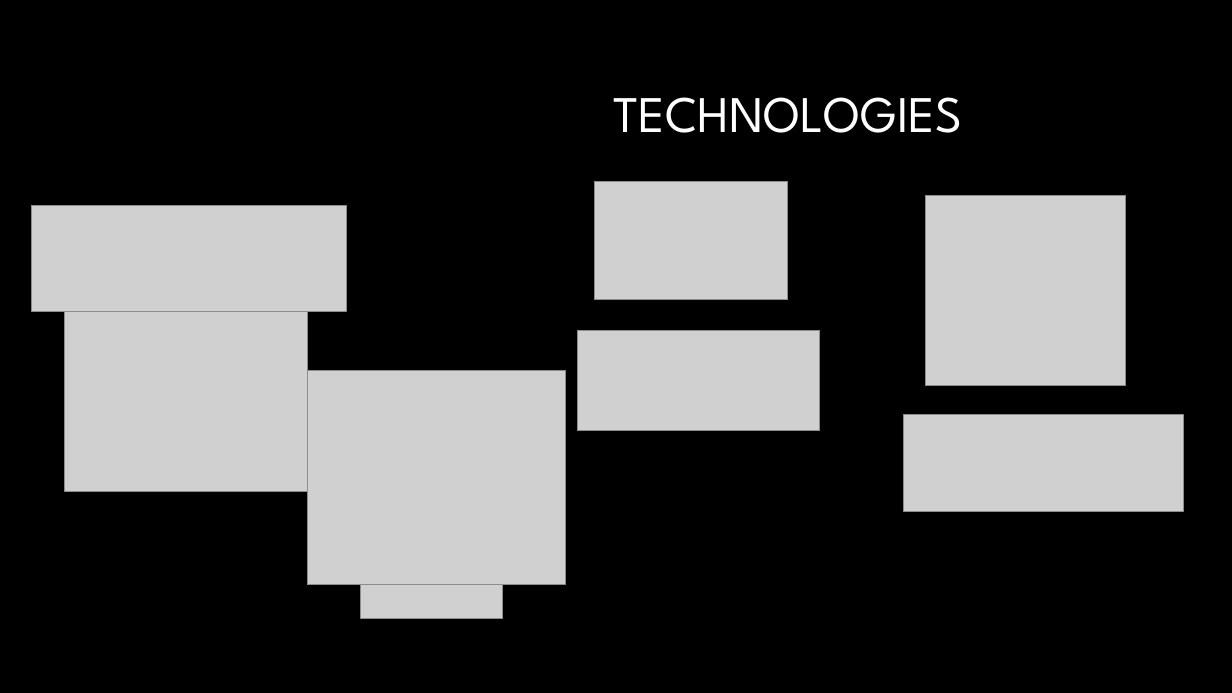
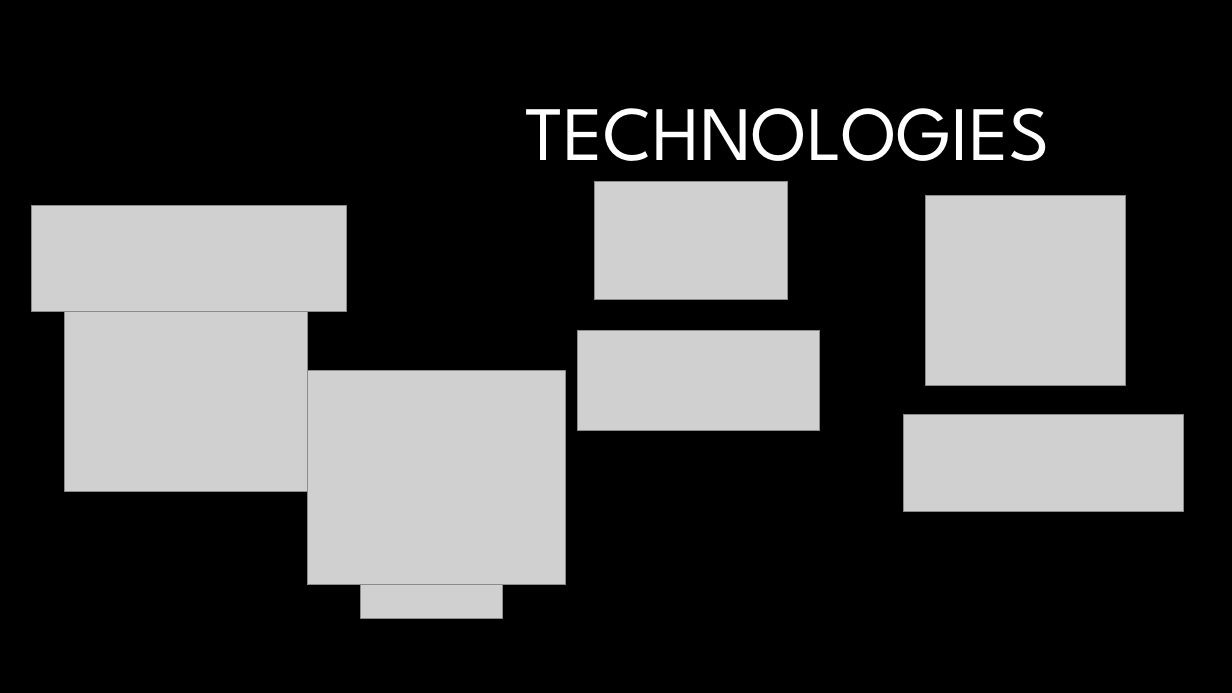
Before and after one commit to tonyyu888/POS, a slide deck: slide 4 of ProjectFiles/Documentation/ftpPOS.pptx (slide 3 before the commit). Drawn at 1232x693 pixels with LibreOffice and Linux fonts; fonts in the diff are those of the drawing; grey boxes stand for pictures; background and template pictures are left out. Boxes give left, top, right and bottom in pixels: in the first picture for what was removed or moved away, otherwise in the second. Text is boxed around its words. In the diff, an @@ line names an element or a change of style, - is before the commit and + after.

```diff
--- a/ProjectFiles/Documentation/ftpPOS.pptx
+++ b/ProjectFiles/Documentation/ftpPOS.pptx
@@ text "TECHNOLOGIES" at [526,108,1050,184]: size 40 to 60 pt; vertical alignment middle to bottom @@
```
Also in this commit, not shown: 2 other slides changed, 1 slide added, 2 other files.
